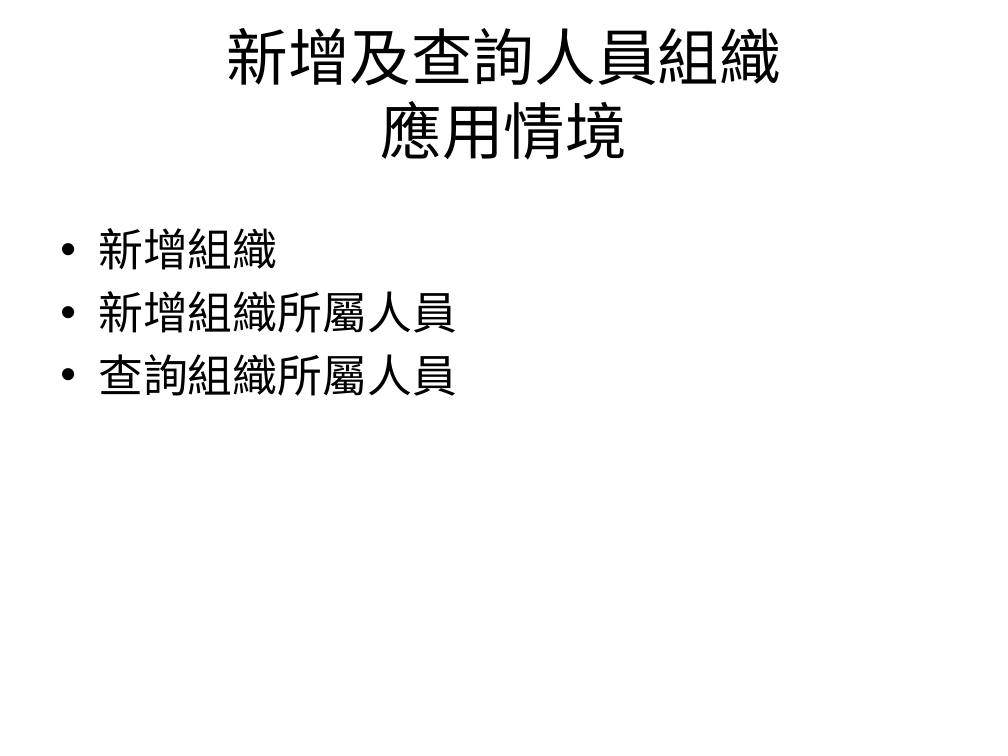
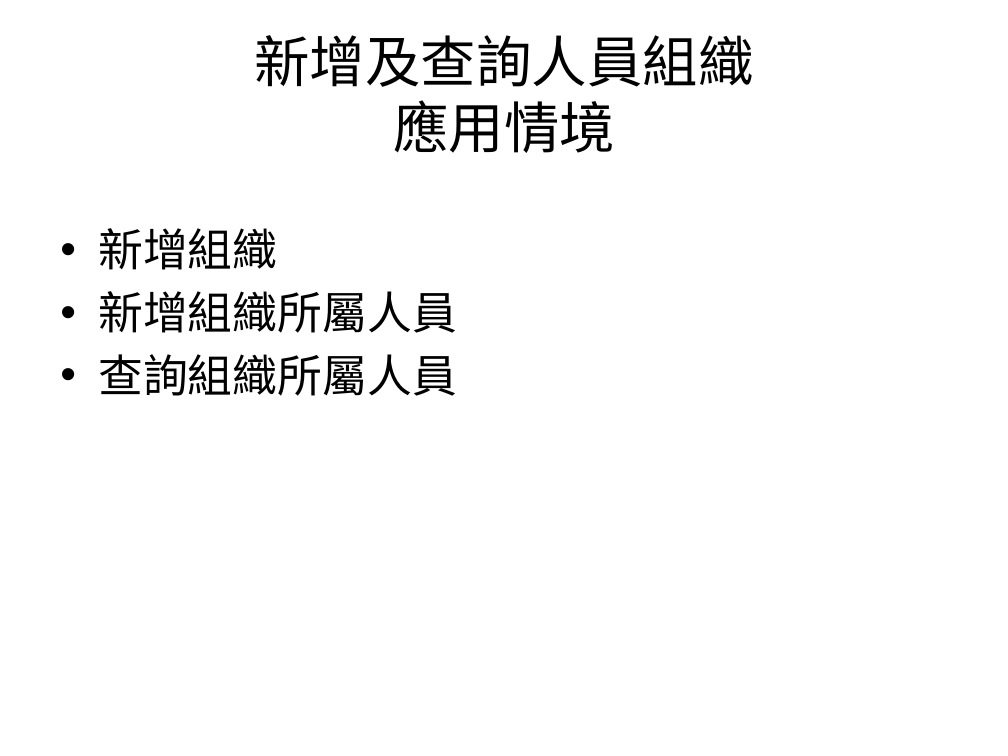
Before and after one commit to mos2718/FHIRspec, a slide deck: slide 17 of Spec/FHIR-Encounter-First-Time.pptx (slide 11 before the commit). Drawn at 1008x756 pixels with LibreOffice and Linux fonts; fonts in the diff are those of the drawing. Boxes give left, top, right and bottom in pixels: in the first picture for what was removed or moved away, otherwise in the second. Text is boxed around its words. In the diff, an @@ line names an element or a change of style, - is before the commit and + after.

```diff
--- a/Spec/FHIR-Encounter-First-Time.pptx
+++ b/Spec/FHIR-Encounter-First-Time.pptx
@@ title "新增及查詢人員組織 應用情境" at [255, 35, 754, 153]: size 44 to 39.6 pt @@
```
Also in this commit, not shown: 4 other slides changed, 8 slides added, 1 slide removed.
